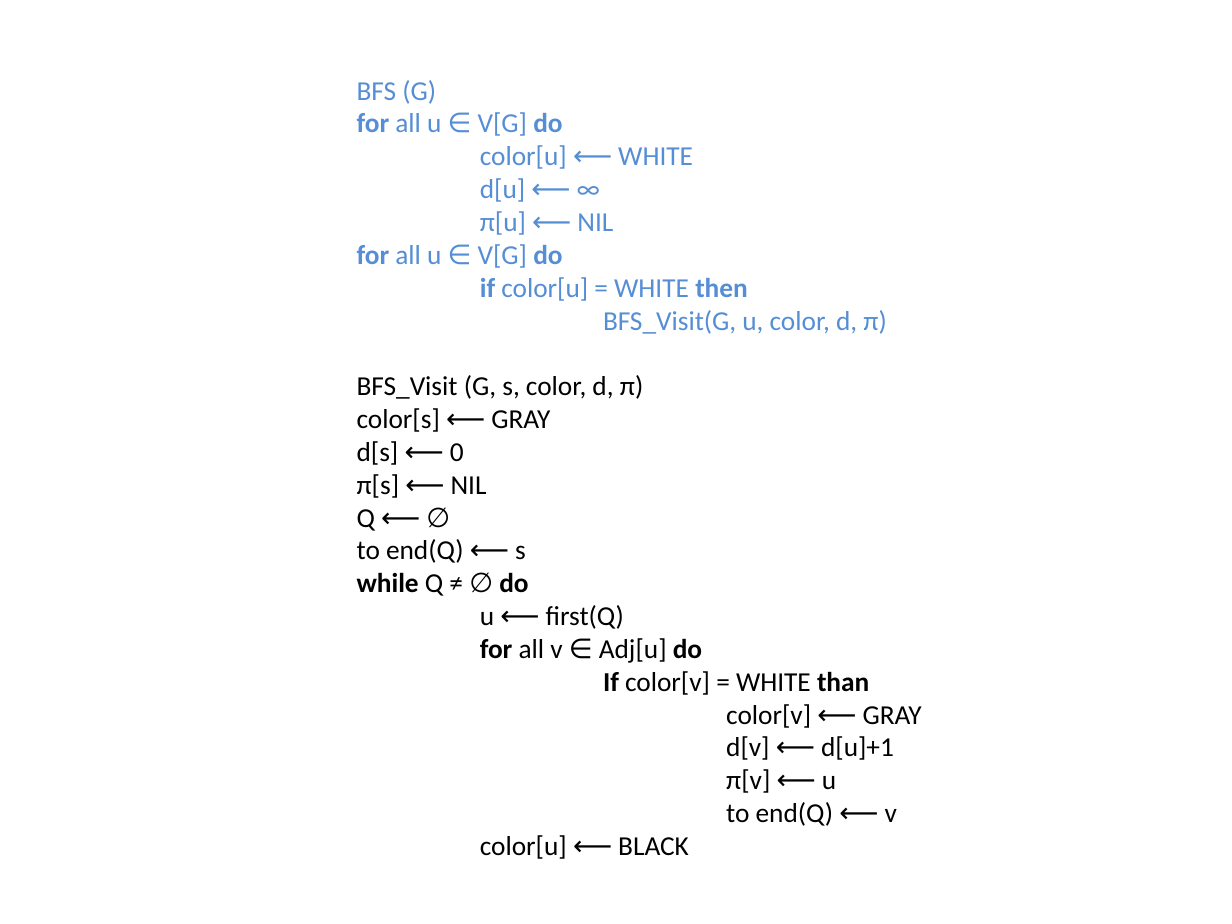
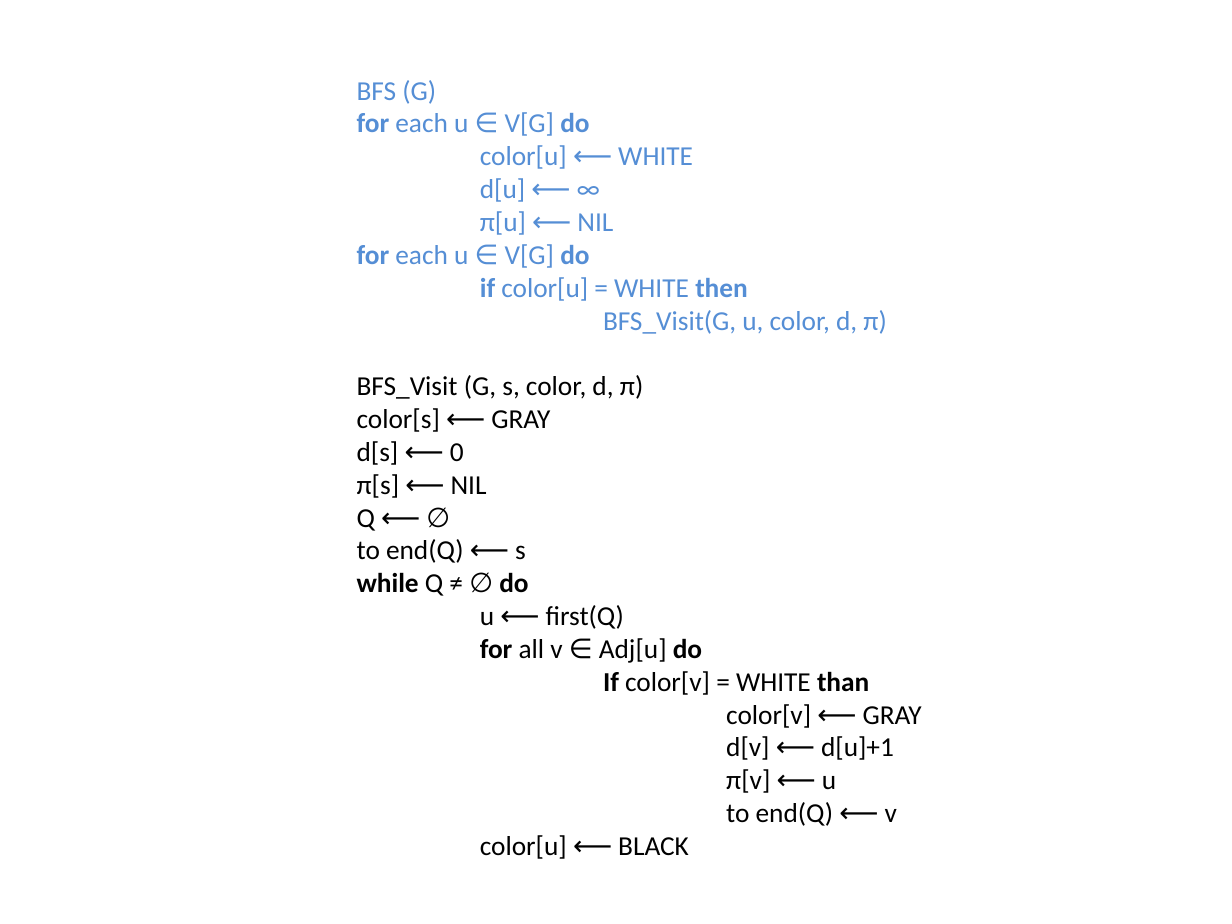
Before and after one commit to SteinbergOB/GraphAlgorithms_en, a slide deck: slide 32 of Presentation/Lection 1.pptx. Drawn at 1232x924 pixels with LibreOffice and Linux fonts; fonts in the diff are those of the drawing. Boxes give left, top, right and bottom in pixels: in the first picture for what was removed or moved away, otherwise in the second. Text is boxed around its words. In the diff, an @@ line names an element or a change of style, - is before the commit and + after.

```diff
--- a/Presentation/Lection 1.pptx
+++ b/Presentation/Lection 1.pptx
@@ title at <box>357,80,922,859</box>: text changed @@
-BFS (G)
-for all u ∈ V[G] do
-color[u] ⟵ WHITE
-d[u] ⟵ ∞
-π[u] ⟵ NIL
-for all u ∈ V[G] do
-if color[u] = WHITE then
-BFS_Visit(G, u, color, d, π)
-BFS_Visit (G, s, color, d, π)
-color[s] ⟵ GRAY
-d[s] ⟵ 0
-π[s] ⟵ NIL
-Q ⟵ ∅
-to end(Q) ⟵ s
-while Q ≠ ∅ do
-u ⟵ first(Q)
-for all v ∈ Adj[u] do
-If color[v] = WHITE than
-color[v] ⟵ GRAY
-d[v] ⟵ d[u]+1
-π[v] ⟵ u
-to end(Q) ⟵ v
-color[u] ⟵ BLACK
+BFS (G)
+for each u ∈ V[G] do
+color[u] ⟵ WHITE
+d[u] ⟵ ∞
+π[u] ⟵ NIL
+for each u ∈ V[G] do
+if color[u] = WHITE then
+BFS_Visit(G, u, color, d, π)
+BFS_Visit (G, s, color, d, π)
+color[s] ⟵ GRAY
+d[s] ⟵ 0
+π[s] ⟵ NIL
+Q ⟵ ∅
+to end(Q) ⟵ s
+while Q ≠ ∅ do
+u ⟵ first(Q)
+for all v ∈ Adj[u] do
+If color[v] = WHITE than
+color[v] ⟵ GRAY
+d[v] ⟵ d[u]+1
+π[v] ⟵ u
+to end(Q) ⟵ v
+color[u] ⟵ BLACK
```
Also in this commit, not shown: 1 other file.
